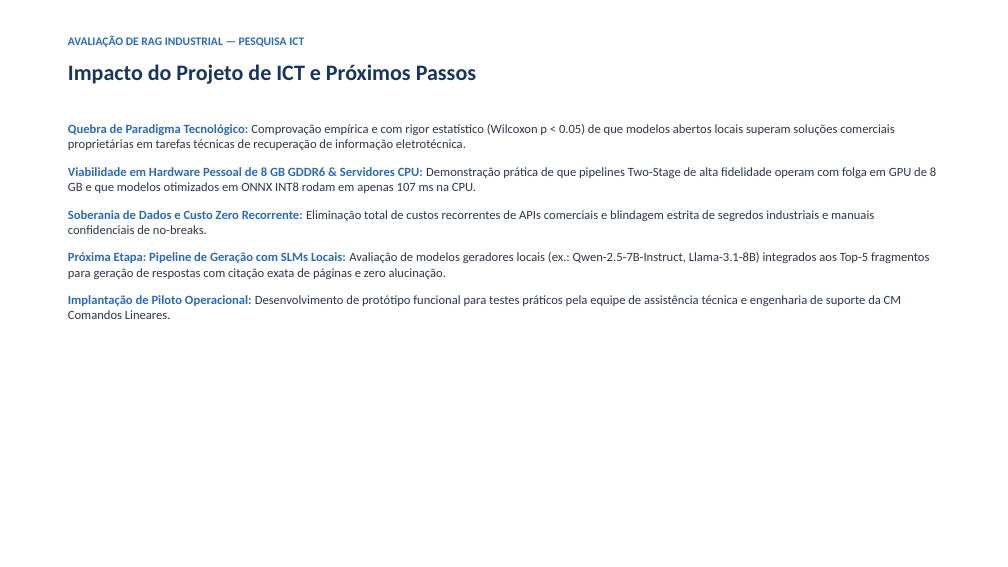
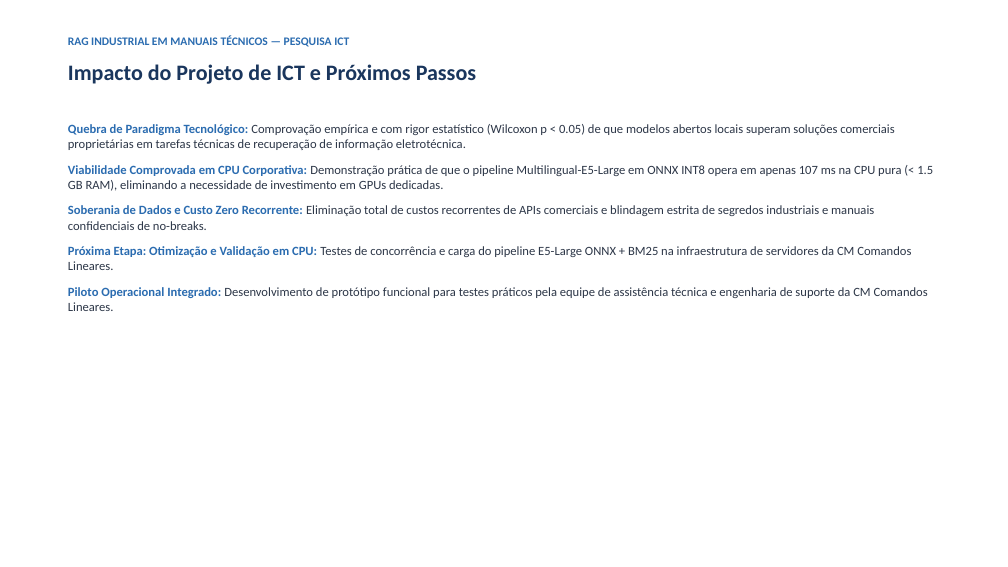
Before and after one commit to joaorura/rag_eval, a slide deck: slide 11 of docs/apresentacao_pesquisa_reuniao.pptx. Drawn at 1008x567 pixels with LibreOffice and Linux fonts; fonts in the diff are those of the drawing. Boxes give left, top, right and bottom in pixels: in the first picture for what was removed or moved away, otherwise in the second. Text is boxed around its words. In the diff, an @@ line names an element or a change of style, - is before the commit and + after.

```diff
--- a/docs/apresentacao_pesquisa_reuniao.pptx
+++ b/docs/apresentacao_pesquisa_reuniao.pptx
@@ text at box(68, 36, 349, 47): text changed @@
-AVALIAÇÃO DE RAG INDUSTRIAL — PESQUISA ICT
+RAG INDUSTRIAL EM MANUAIS TÉCNICOS — PESQUISA ICT
@@ text at box(68, 165, 933, 191): text changed @@
-Viabilidade em Hardware Pessoal de 8 GB GDDR6 & Servidores CPU: Demonstração prática de que pipelines Two-Stage de alta fidelidade operam com folga em GPU de 8 GB e que modelos otimizados em ONNX INT8 rodam em apenas 107 ms na CPU.
+Viabilidade Comprovada em CPU Corporativa: Demonstração prática de que o pipeline Multilingual-E5-Large em ONNX INT8 opera em apenas 107 ms na CPU pura (< 1.5 GB RAM), eliminando a necessidade de investimento em GPUs dedicadas.
@@ text at box(68, 205, 874, 230): less space between paragraphs @@
@@ text at box(68, 246, 928, 311): text changed @@
-Próxima Etapa: Pipeline de Geração com SLMs Locais: Avaliação de modelos geradores locais (ex.: Qwen-2.5-7B-Instruct, Llama-3.1-8B) integrados aos Top-5 fragmentos para geração de respostas com citação exata de páginas e zero alucinação.
-Implantação de Piloto Operacional: Desenvolvimento de protótipo funcional para testes práticos pela equipe de assistência técnica e engenharia de suporte da CM Comandos Lineares.
+Próxima Etapa: Otimização e Validação em CPU: Testes de concorrência e carga do pipeline E5-Large ONNX + BM25 na infraestrutura de servidores da CM Comandos Lineares.
+Piloto Operacional Integrado: Desenvolvimento de protótipo funcional para testes práticos pela equipe de assistência técnica e engenharia de suporte da CM Comandos Lineares.
```
Also in this commit, not shown: 10 other slides changed, 9 other files.
